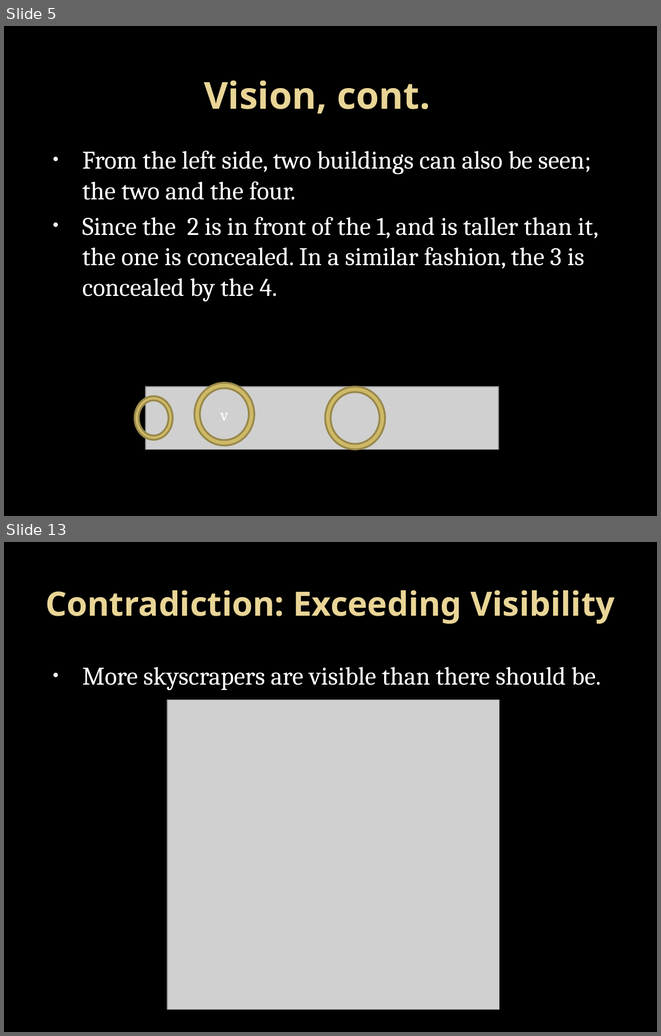
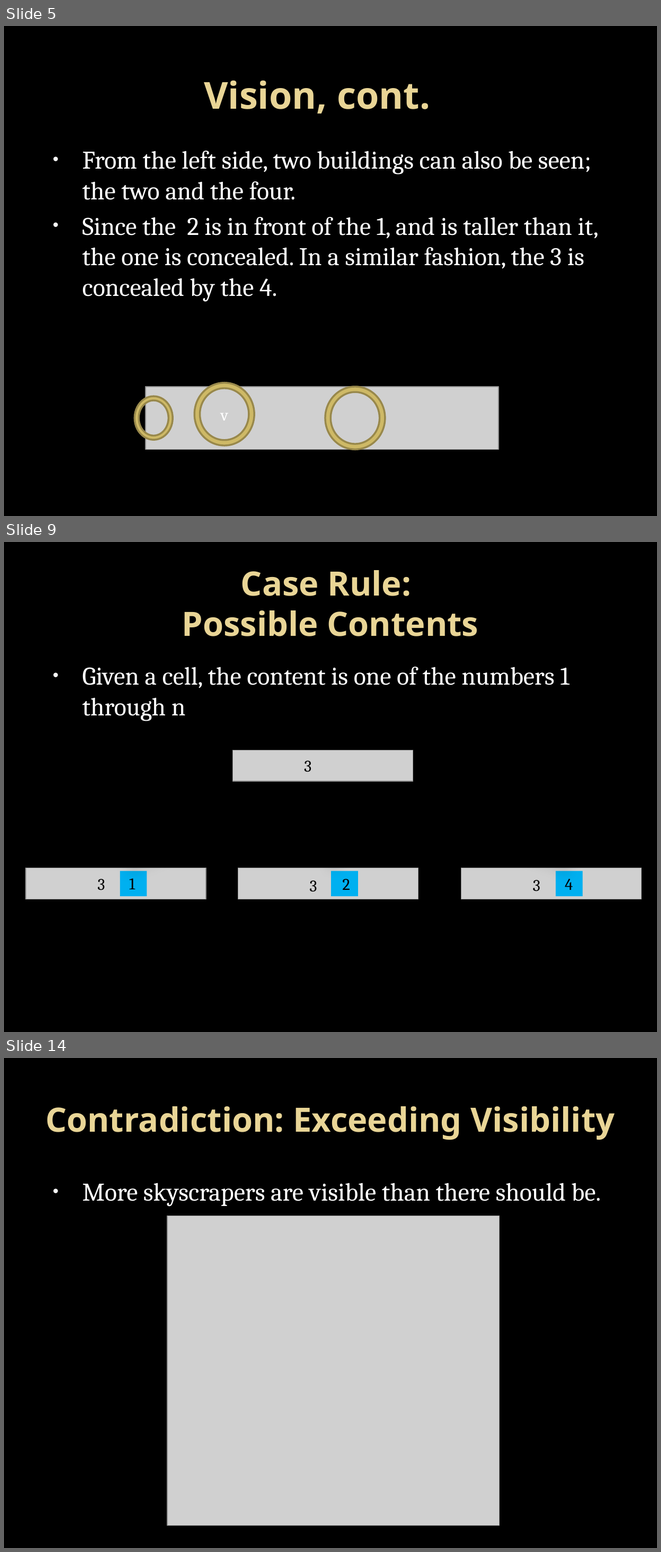
Before and after one commit to Bram28/LEGUP, a slide deck: misc/Rules/Skyscrapers.pptx. Shown one above the other, each under a label of ours: slides 5 and 13 before the commit, slides 5, 9 and 14 after it; the slides between them are not shown. The pictures are 661x1036 and 661x1552 pixels, drawn with LibreOffice and Linux fonts; fonts in the diff are those of the drawing; grey boxes stand for pictures; background and template pictures are left out. Boxes give left, top, right and bottom in pixels: in the first picture for what was removed or moved away, otherwise in the second. Text is boxed around its words. In the diff, an @@ line names an element or a change of style, - is before the commit and + after.

Commit message:
Added some rule set presentations and proofs

```diff
--- a/misc/Rules/Skyscrapers.pptx
+++ b/misc/Rules/Skyscrapers.pptx
@@ slide 9 added at [4, 542, 657, 1032], background picture (left out) @@
@@ title added at [182, 570, 479, 636], 36.9 pt, text gradient #EAD696 to #E7D081, bold @@
+Case Rule:
+Possible Contents
@@ text added at [82, 667, 569, 721], 28 pt, text #FFFFFF @@
+• Given a cell, the content is one of the numbers 1 through n
@@ picture added at [232, 750, 413, 781] @@
@@ text added at [304, 760, 311, 772], 18 pt, text #000000 @@
+3
@@ arrow added from (298, 787) to (116, 857), #000000 3 pt @@
@@ arrow added from (323, 787) to (323, 857), #000000 3 pt @@
@@ arrow added from (352, 787) to (559, 858), #000000 3 pt @@
@@ picture added at [26, 868, 206, 899] @@
@@ rectangle added at [120, 871, 147, 897], fill #00B0F0 @@
@@ picture added at [238, 868, 418, 899] @@
@@ rectangle added at [331, 871, 358, 897], fill #00B0F0 @@
@@ picture added at [461, 868, 641, 899] @@
@@ rectangle added at [556, 871, 583, 897], fill #00B0F0 @@
@@ text added at [97, 879, 105, 890], 18 pt, text #000000 @@
+3
@@ text added at [129, 878, 135, 889], 18 pt, text #000000 @@
+1
@@ text added at [309, 880, 317, 891], 18 pt, text #000000 @@
+3
@@ text added at [342, 879, 350, 890], 18 pt, text #000000 @@
+2
@@ text added at [533, 880, 540, 891], 18 pt, text #000000 @@
+3
@@ text added at [565, 879, 573, 890], 18 pt, text #000000 @@
+4
@@ what was slide 13 is now slide 14 @@
```
Also in this commit, not shown: 9 slides changed, 5 other slides added, 2 slides removed, 4 other files.
